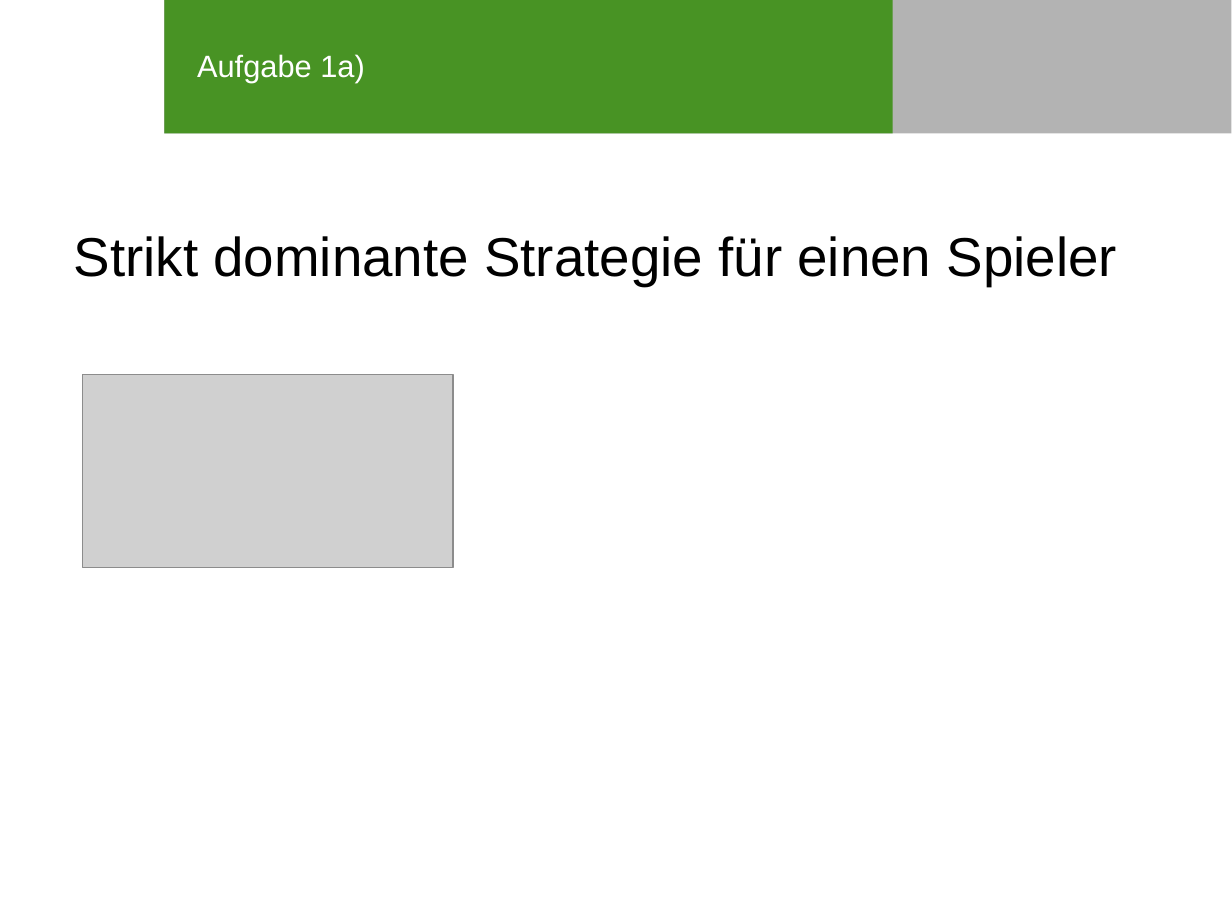
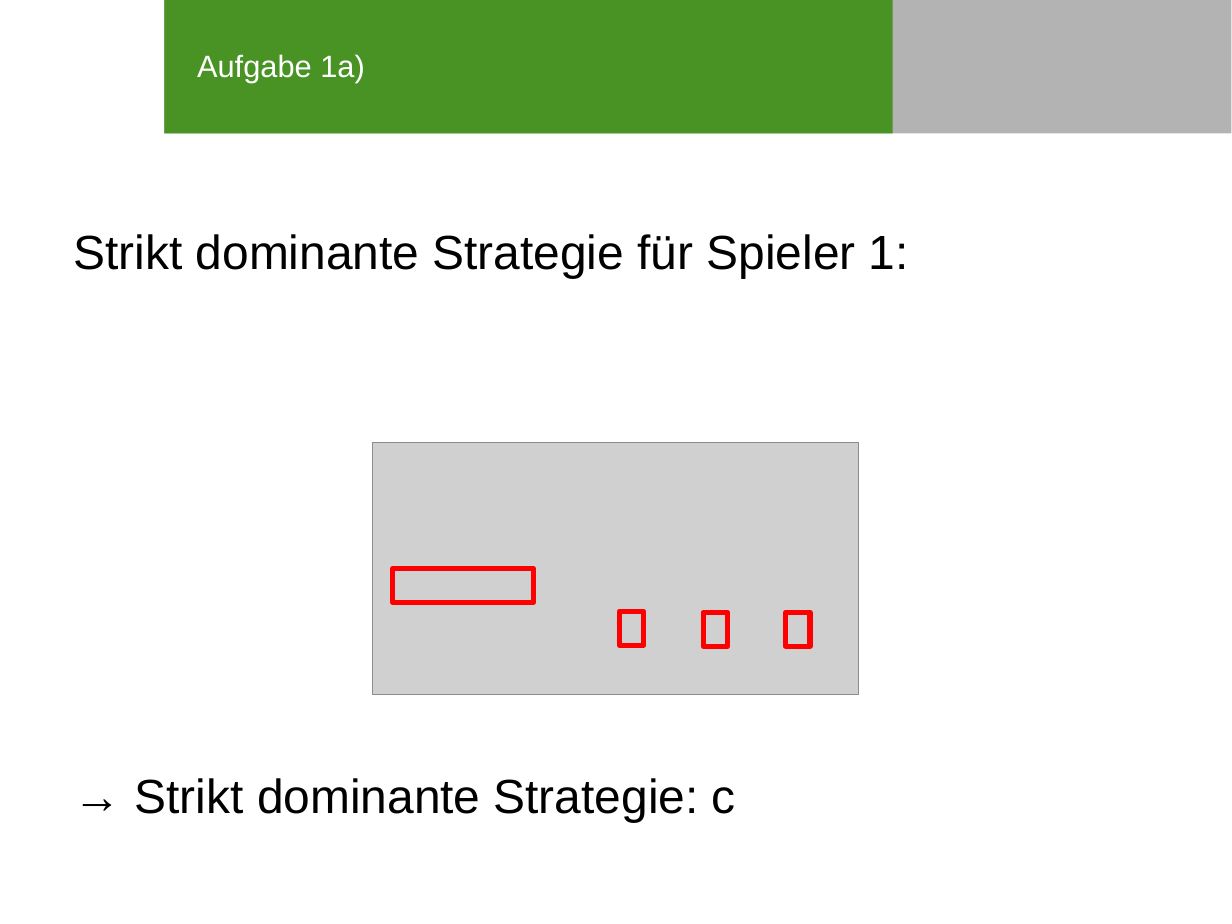
Before and after one commit to SOAS-Uni-Augsburg/ws16-17-group-10, a slide deck: slide 3 of Blatt-04/Präsi_Blatt04_Aufgabe2.ppt (slide 2 before the commit). Drawn at 1232x924 pixels with LibreOffice and Linux fonts; fonts in the diff are those of the drawing; grey boxes stand for pictures; background and template pictures are left out. Boxes give left, top, right and bottom in pixels: in the first picture for what was removed or moved away, otherwise in the second. Text is boxed around its words. In the diff, an @@ line names an element or a change of style, - is before the commit and + after.

Commit message:
Präsentation Blatt04 Aufgabe2

```diff
--- a/Blatt-04/Präsi_Blatt04_Aufgabe2.ppt
+++ b/Blatt-04/Präsi_Blatt04_Aufgabe2.ppt
@@ text at bbox=[74, 234, 909, 822]: text changed; size 32 to 28 pt @@
-Strikt dominante Strategie für einen Spieler
+Strikt dominante Strategie für Spieler 1:
+→ Strikt dominante Strategie: c
@@ picture: place and size @@
-picture at bbox=[83, 375, 453, 567]
+picture at bbox=[372, 442, 857, 695]
@@ group added at bbox=[393, 569, 811, 647]: 4 rectangles @@
```
Also in this commit, not shown: 1 other slide changed, 29 slides added, 1 other file.
